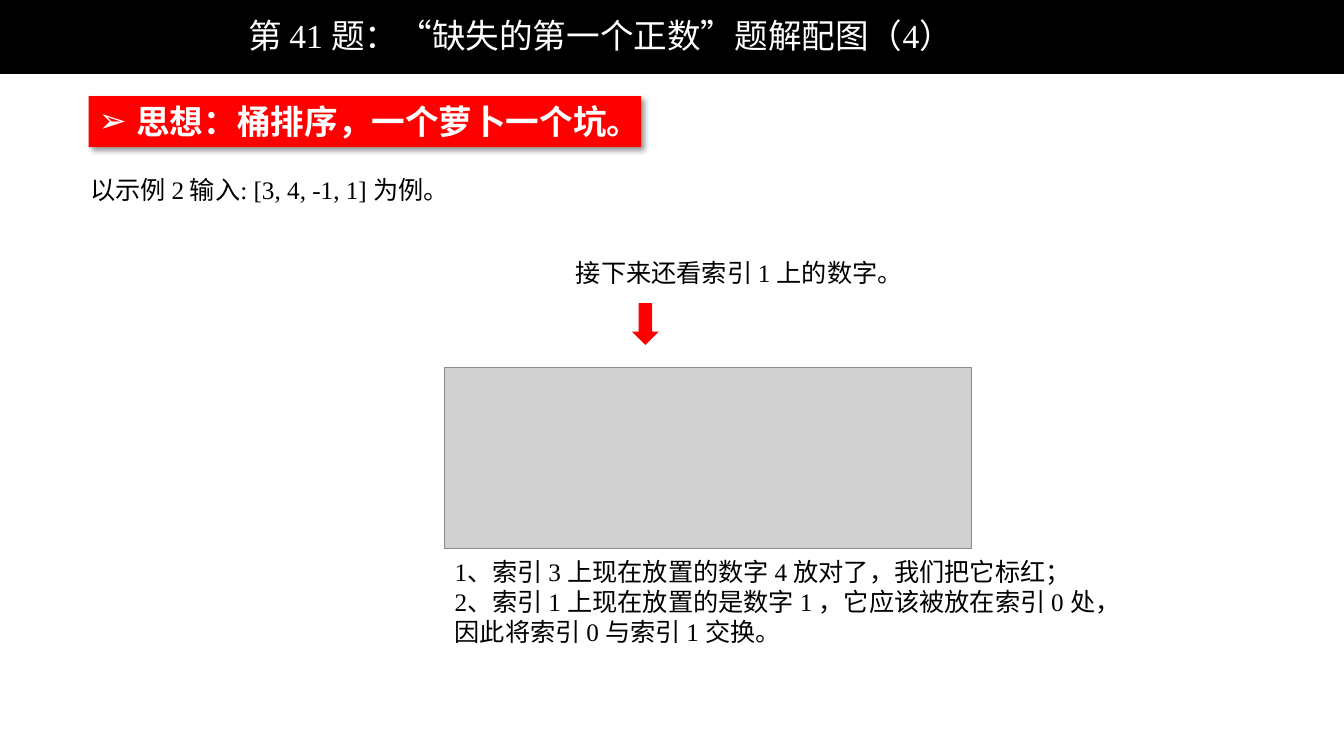
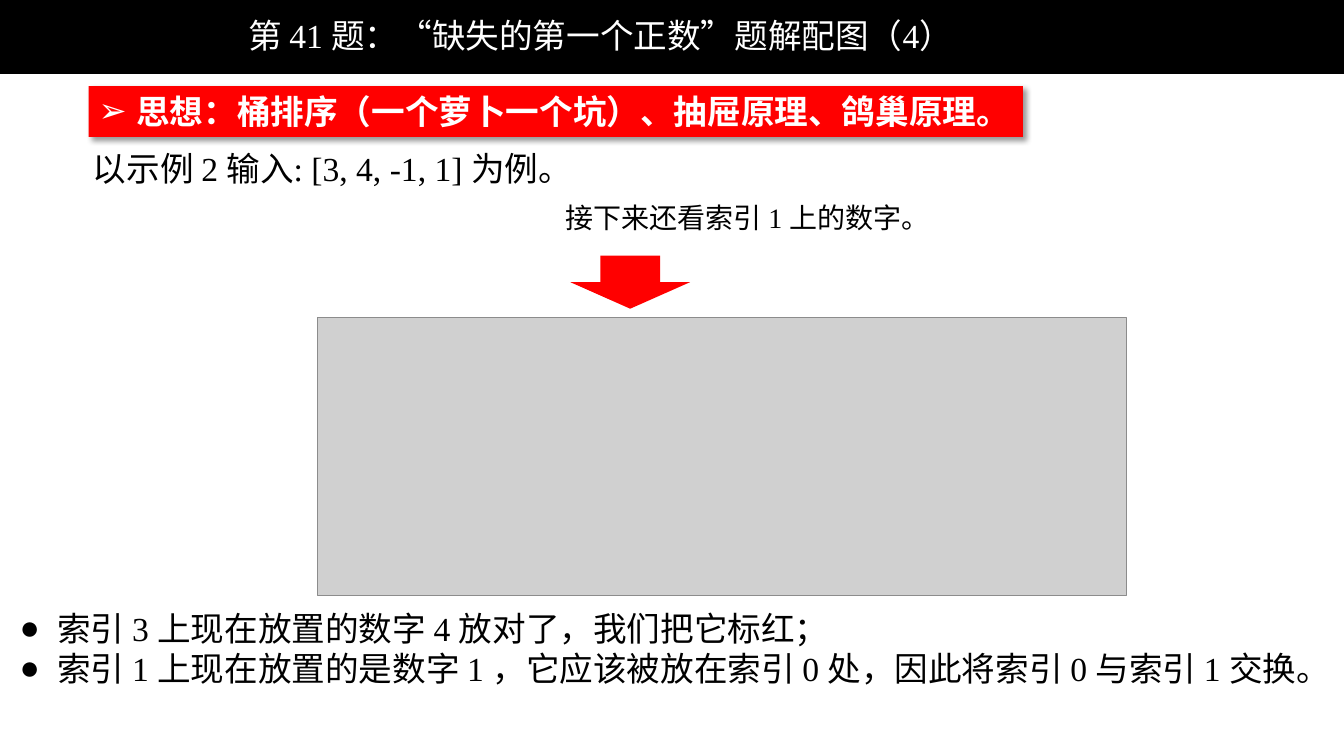
Before and after one commit to liweiwei1419/LeetCode-Solution-PPT, a slide deck: slide 4 of 0001-0100/LeetCode 第 41 题：“缺失的第一个正数”题解配图.pptx. Drawn at 1344x756 pixels with LibreOffice and Linux fonts; fonts in the diff are those of the drawing; grey boxes stand for pictures; background and template pictures are left out. Boxes give left, top, right and bottom in pixels: in the first picture for what was removed or moved away, otherwise in the second. Text is boxed around its words. In the diff, an @@ line names an element or a change of style, - is before the commit and + after.

```diff
--- a/0001-0100/LeetCode 第 41 题：“缺失的第一个正数”题解配图.pptx
+++ b/0001-0100/LeetCode 第 41 题：“缺失的第一个正数”题解配图.pptx
@@ rectangle "思想：桶排序（一个萝卜一个坑）、抽屉原理、鸽巢原理。": place and size @@
-rectangle "思想：桶排序（一个萝卜一个坑）、抽屉原理、鸽巢原理。" at [89, 97, 641, 147]
+rectangle "思想：桶排序（一个萝卜一个坑）、抽屉原理、鸽巢原理。" at [89, 86, 1023, 136]
@@ text in rectangle at [136, 95, 1010, 128]: text changed @@
-➢ 思想：桶排序，一个萝卜一个坑。
+➢ 思想：桶排序（一个萝卜一个坑）、抽屉原理、鸽巢原理。
@@ text "以示例 2 输入: [3, 4, ...": place and size @@
-text "以示例 2 输入: [3, 4, ..." at [90, 178, 449, 203]
+text "以示例 2 输入: [3, 4, ..." at [93, 153, 572, 186]
@@ text "以示例 2 输入: [3, 4, ..." at [93, 153, 572, 186]: size 18 to 24 pt; font Calibri to Times New Roman in "以示例 输入: 为例。" @@
@@ text "接下来还看索引 1 上的数字。": place and size @@
-text "接下来还看索引 1 上的数字。" at [576, 260, 903, 284]
+text "接下来还看索引 1 上的数字。" at [566, 204, 929, 231]
@@ text "接下来还看索引 1 上的数字。" at [566, 204, 929, 231]: size 18 to 20 pt @@
@@ down arrow: place and size @@
-down arrow at [632, 303, 659, 346]
+down arrow at [571, 256, 691, 310]
@@ picture: place and size @@
-picture at [445, 368, 971, 548]
+picture at [318, 318, 1126, 596]
@@ text at [57, 612, 1330, 685]: text changed; size 18 to 24 pt @@
-1、索引 3 上现在放置的数字 4 放对了，我们把它标红；
-2、索引 1 上现在放置的是数字 1 ，它应该被放在索引 0 处，因此将索引 0 与索引 1 交换。
+● 索引 3 上现在放置的数字 4 放对了，我们把它标红；
+● 索引 1 上现在放置的是数字 1 ，它应该被放在索引 0 处，因此将索引 0 与索引 1 交换。
```
Also in this commit, not shown: 7 other slides changed.
